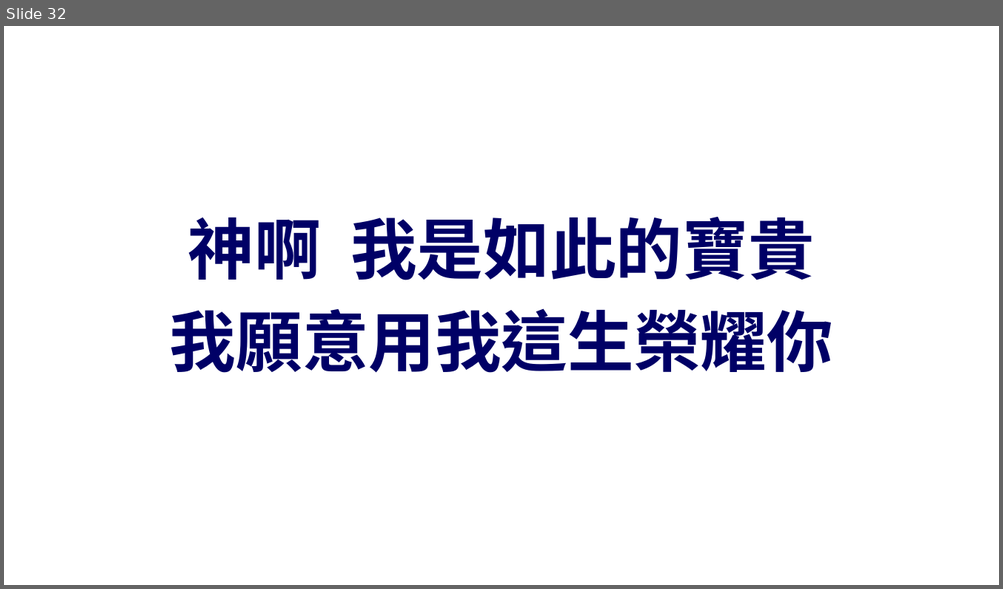
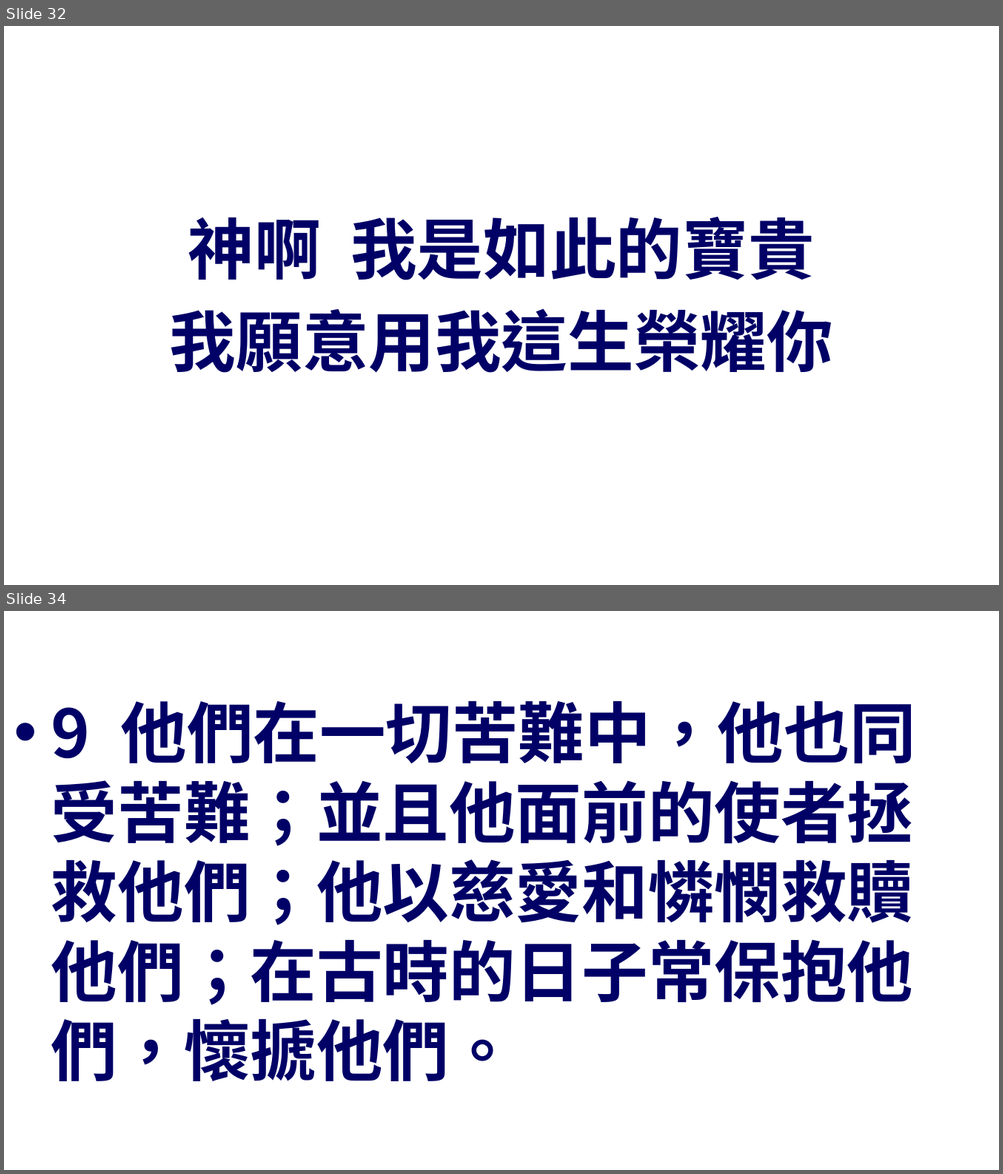
Before and after one commit to batisuoc/prayermeeting, a slide deck: 2021/6月/2021-06-03.pptx. Shown one above the other, each under a label of ours: slide 32 before the commit, slides 32 and 34 after it; the slides between them are not shown. The pictures are 1003x589 and 1003x1174 pixels, drawn with LibreOffice and Linux fonts; fonts in the diff are those of the drawing; background and template pictures are left out. Boxes give left, top, right and bottom in pixels: in the first picture for what was removed or moved away, otherwise in the second. Text is boxed around its words. In the diff, an @@ line names an element or a change of style, - is before the commit and + after.

Commit message:
Update ppts

```diff
--- a/2021/6月/2021-06-03.pptx
+++ b/2021/6月/2021-06-03.pptx
@@ slide 34 added at (4, 611, 999, 1170), background picture (left out) @@
@@ text added at (51, 701, 916, 1082), 48 pt, text #000066, bold @@
+• 9 他們在一切苦難中，他也同受苦難；並且他面前的使者拯救他們；他以慈愛和憐憫救贖他們；在古時的日子常保抱他們，懷搋他們。
```
Also in this commit, not shown: 1 other slide added, 3 other files.
